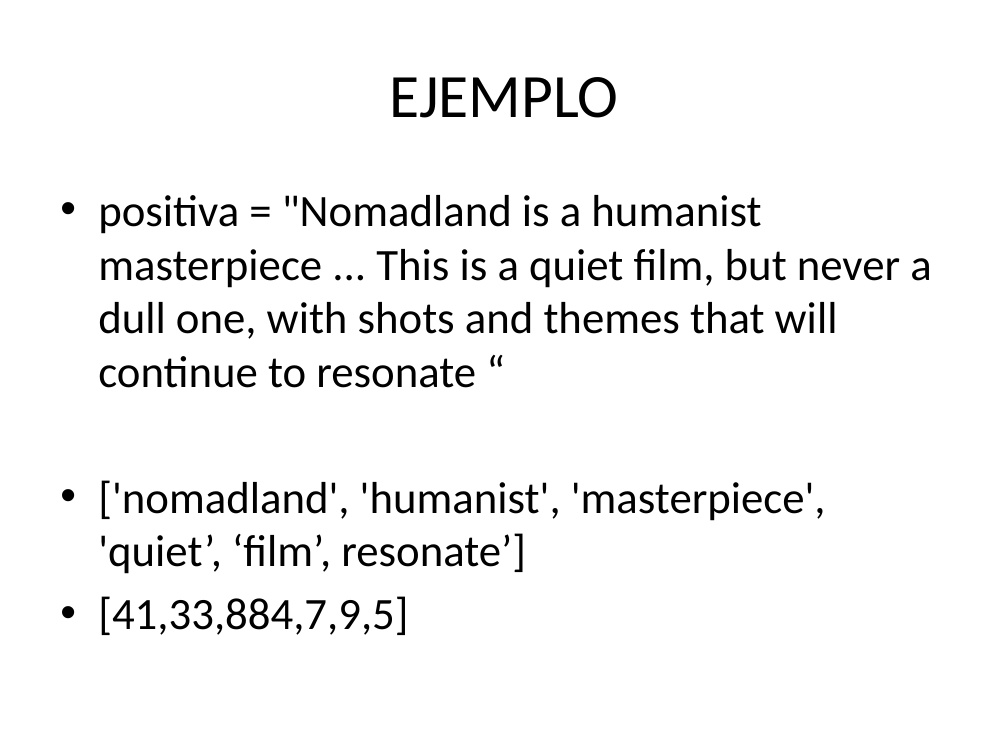
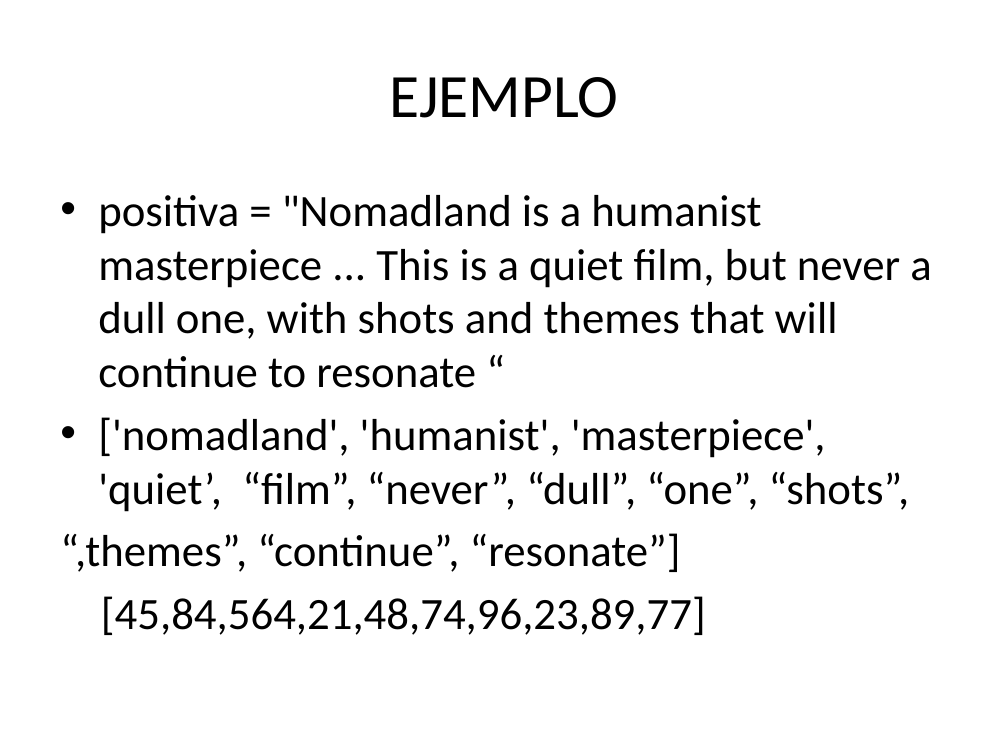
Before and after one commit to Adrian96119/ProyectoFinal-ForoCinefiloDelSentimiento, a slide deck: slide 4 of presentacion_power_point/proyecto_foro_cinefilo_sentimiento.pptx (slide 5 before the commit). Drawn at 1008x756 pixels with LibreOffice and Linux fonts; fonts in the diff are those of the drawing. Boxes give left, top, right and bottom in pixels: in the first picture for what was removed or moved away, otherwise in the second. Text is boxed around its words. In the diff, an @@ line names an element or a change of style, - is before the commit and + after.

```diff
--- a/presentacion_power_point/proyecto_foro_cinefilo_sentimiento.pptx
+++ b/presentacion_power_point/proyecto_foro_cinefilo_sentimiento.pptx
@@ text at bbox=[60, 417, 910, 635]: text changed @@
-• ['nomadland', 'humanist', 'masterpiece', 'quiet’, ‘film’, resonate’]
-• [41,33,884,7,9,5]
+• ['nomadland', 'humanist', 'masterpiece', 'quiet’, “film”, “never”, “dull”, “one”, “shots”,
+“,themes”, “continue”, “resonate”]
+[45,84,564,21,48,74,96,23,89,77]
```
Also in this commit, not shown: 12 other slides changed, 1 slide added, 2 slides removed, 16 other files.
